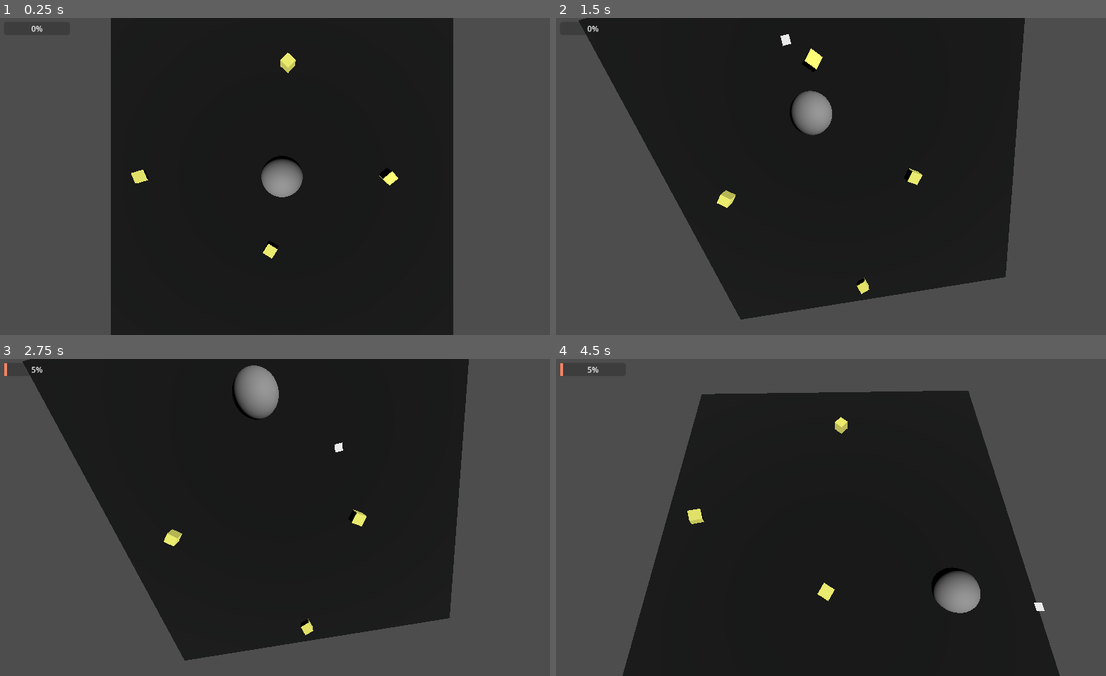
Above: before the commit, frames 1-4 (two rows, left to right).
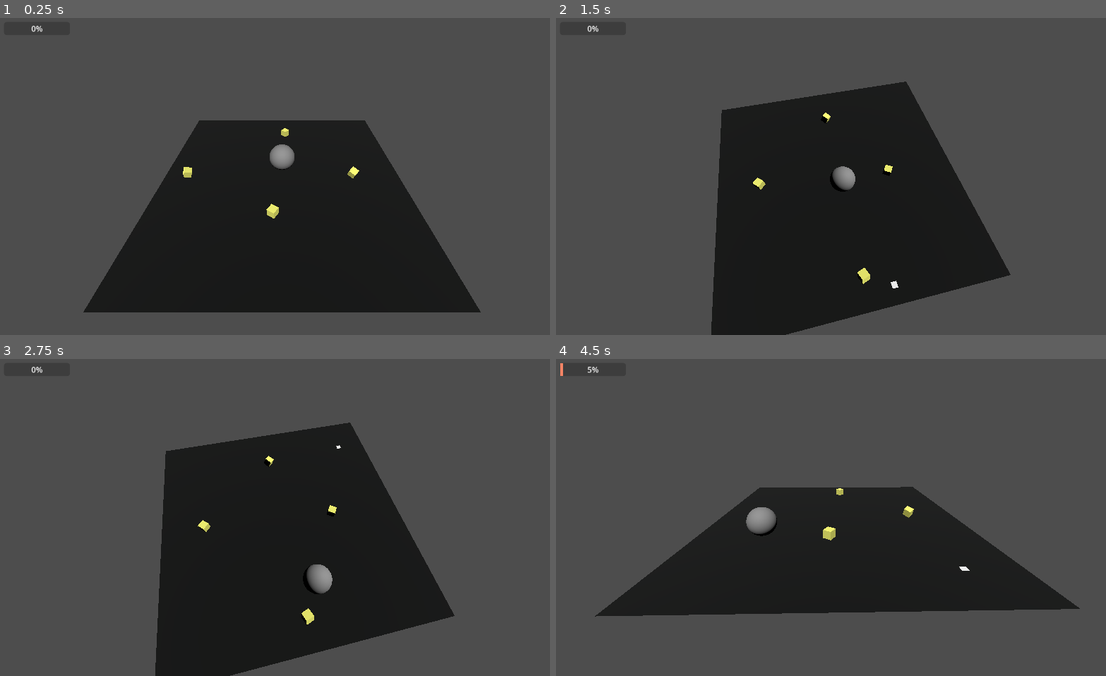
Above: after the commit, the same moments.

Repository: motionnblur/3d-prototype-godot
Game: Godot game, scene res://scenes/node_3d.tscn
Same seed, same stepped clock (60 frames per second), same inputs: the game is played once before the commit and once after it. The project has no main scene, so this scene is started directly.
Inputs (mouse positions are in pixels of both pictures, inside the frame that each line leads up to):
- Up to frame 1 (0.25 s): no input
- Up to frame 2 (1.5 s): move the mouse to (963, 160) at 0.52 s; press the mouse at (963, 160) at 0.53 s; move the mouse to (726, 192) at 1.27 s; release the mouse at (726, 192) at 1.28 s; right-click (726, 192) at 1.35 s
- Up to frame 3 (2.75 s): move the mouse to (341, 447) at 2.02 s; press the mouse at (341, 447) at 2.03 s
- Up to frame 4 (4.5 s): move the mouse to (809, 580) at 2.77 s; release the mouse at (809, 580) at 2.78 s; right-click (809, 580) at 2.85 s; move the mouse to (1007, 565) at 3.52 s; press the mouse at (1007, 565) at 3.53 s; move the mouse to (671, 469) at 4.27 s; release the mouse at (671, 469) at 4.28 s; right-click (671, 469) at 4.35 s

The runs differ from the first frame. In frame 1, 34% of the frame differs, in the area x 15-88%, y 0-100%; in frame 2, 33%; in frame 3, 32%; in frame 4, 38%, in the area x 7-96%, y 10-100%.

Commit message:
Update

Diff:
--- a/scenes/node_3d.gdshader
+++ /dev/null
@@ -1,17 +0,0 @@
-shader_type spatial;
-
-void vertex() {
-	float animation_offset = (cos(TIME * 4.5) + 1.1) * 0.2;
-
-    // Apply position offset
-    VERTEX = VERTEX + vec3(0.0, 0.0, animation_offset);
-}
-
-void fragment() {
-	// Called for every pixel the material is visible on.
-}
-
-//void light() {
-	// Called for every pixel for every light affecting the material.
-	// Uncomment to replace the default light processing function with this one.
-//}
--- a/scenes/node_3d.tres
+++ /dev/null
@@ -1,64 +0,0 @@
-[gd_resource type="VisualShader" load_steps=8 format=3 uid="uid://cv3s176evd4g3"]
-
-[sub_resource type="VisualShaderNodeFloatConstant" id="VisualShaderNodeFloatConstant_4we72"]
-constant = 0.01
-
-[sub_resource type="VisualShaderNodeInput" id="VisualShaderNodeInput_phh8t"]
-input_name = "time"
-
-[sub_resource type="VisualShaderNodeFloatFunc" id="VisualShaderNodeFloatFunc_lkrkw"]
-function = 1
-
-[sub_resource type="VisualShaderNodeFloatOp" id="VisualShaderNodeFloatOp_5k0h4"]
-output_port_for_preview = 0
-
-[sub_resource type="VisualShaderNodeInput" id="VisualShaderNodeInput_k11j1"]
-input_name = "vertex"
-
-[sub_resource type="VisualShaderNodeInput" id="VisualShaderNodeInput_ssy72"]
-input_name = "node_position_world"
-
-[sub_resource type="VisualShaderNodeFloatOp" id="VisualShaderNodeFloatOp_ehw40"]
-default_input_values = [0, 0.0, 1, 0.2]
-
-[resource]
-code = "shader_type spatial;
-render_mode blend_mix, depth_draw_opaque, cull_back, diffuse_lambert, specular_schlick_ggx;
-
-
-
-
-void vertex() {
-// Input:8
-	vec3 n_out8p0 = NODE_POSITION_WORLD;
-
-
-// FloatConstant:10
-	float n_out10p0 = 0.010000;
-
-
-// FloatOp:9
-	float n_out9p0 = n_out8p0.x + n_out10p0;
-
-
-// Output:0
-	VERTEX = vec3(n_out9p0);
-
-
-}
-"
-nodes/vertex/2/node = SubResource("VisualShaderNodeInput_phh8t")
-nodes/vertex/2/position = Vector2(-500, 200)
-nodes/vertex/3/node = SubResource("VisualShaderNodeFloatFunc_lkrkw")
-nodes/vertex/3/position = Vector2(-160, 200)
-nodes/vertex/6/node = SubResource("VisualShaderNodeFloatOp_5k0h4")
-nodes/vertex/6/position = Vector2(140, 280)
-nodes/vertex/7/node = SubResource("VisualShaderNodeInput_k11j1")
-nodes/vertex/7/position = Vector2(-460, 360)
-nodes/vertex/8/node = SubResource("VisualShaderNodeInput_ssy72")
-nodes/vertex/8/position = Vector2(600, 140)
-nodes/vertex/9/node = SubResource("VisualShaderNodeFloatOp_ehw40")
-nodes/vertex/9/position = Vector2(1040, 200)
-nodes/vertex/10/node = SubResource("VisualShaderNodeFloatConstant_4we72")
-nodes/vertex/10/position = Vector2(740, 340)
-nodes/vertex/connections = PackedInt32Array(2, 0, 3, 0, 3, 0, 6, 0, 7, 0, 6, 1, 9, 0, 0, 0, 10, 0, 9, 1, 8, 0, 9, 0)
--- a/scenes/node_3d.tscn
+++ b/scenes/node_3d.tscn
@@ -1,20 +1,40 @@
-[gd_scene load_steps=10 format=3 uid="uid://bg4qm1eumyu0f"]
+[gd_scene load_steps=11 format=3 uid="uid://bg4qm1eumyu0f"]
 
+[ext_resource type="Script" path="res://scripts/camera_3d.gd" id="1_f61e8"]
 [ext_resource type="PackedScene" uid="uid://swt4q57m2mye" path="res://scenes/player.tscn" id="1_oah0k"]
 [ext_resource type="PackedScene" uid="uid://jhxxbkwv63qe" path="res://scenes/terrain.tscn" id="2_5305b"]
 [ext_resource type="PackedScene" uid="uid://d11jf4p1rle2a" path="res://scenes/coin.tscn" id="2_nhbi2"]
 [ext_resource type="AudioStream" uid="uid://li81142tbio2" path="res://assets/collect.wav" id="4_e8xjq"]
 [ext_resource type="Script" path="res://scripts/cam_pivot.gd" id="5_7l5nf"]
-[ext_resource type="Shader" path="res://scenes/node_3d.gdshader" id="7_45alu"]
 
 [sub_resource type="StyleBoxFlat" id="StyleBoxFlat_fkye5"]
 bg_color = Color(0.955476, 0.519475, 0.396316, 1)
 
 [sub_resource type="QuadMesh" id="QuadMesh_ubi00"]
 
+[sub_resource type="Shader" id="Shader_xr5id"]
+code = "shader_type spatial;
+
+void vertex() {
+	float animation_offset = (cos(TIME * 4.5) + 1.1) * 0.2;
+
+    // Apply position offset
+    VERTEX = VERTEX + vec3(0.0, 0.0, animation_offset);
+}
+
+void fragment() {
+	// Called for every pixel the material is visible on.
+}
+
+//void light() {
+	// Called for every pixel for every light affecting the material.
+	// Uncomment to replace the default light processing function with this one.
+//}
+"
+
 [sub_resource type="ShaderMaterial" id="ShaderMaterial_m7jb4"]
 render_priority = 0
-shader = ExtResource("7_45alu")
+shader = SubResource("Shader_xr5id")
 
 [node name="Node3D" type="Node3D"]
 
@@ -55,7 +75,8 @@
 
 [node name="Camera3D" type="Camera3D" parent="CamPivot"]
 unique_name_in_owner = true
-transform = Transform3D(1, 0, 0, 0, -4.37114e-08, 1, 0, -1, -4.37114e-08, 0, 6.041, 0)
+transform = Transform3D(1, 0, 0, 0, -4.37114e-08, 1, 0, -1, -4.37114e-08, 0, 6.041, 6.46835)
+script = ExtResource("1_f61e8")
 
 [node name="Cursor" type="MeshInstance3D" parent="."]
 unique_name_in_owner = true
--- a/scripts/camera_3d.gd
+++ b/scripts/camera_3d.gd
@@ -1,5 +1,5 @@
 extends Camera3D
 
 
-#func _process(delta: float) -> void:
-	#look_at(get_parent_node_3d().position)
+func _process(delta: float) -> void:
+	look_at(get_parent_node_3d().position)
